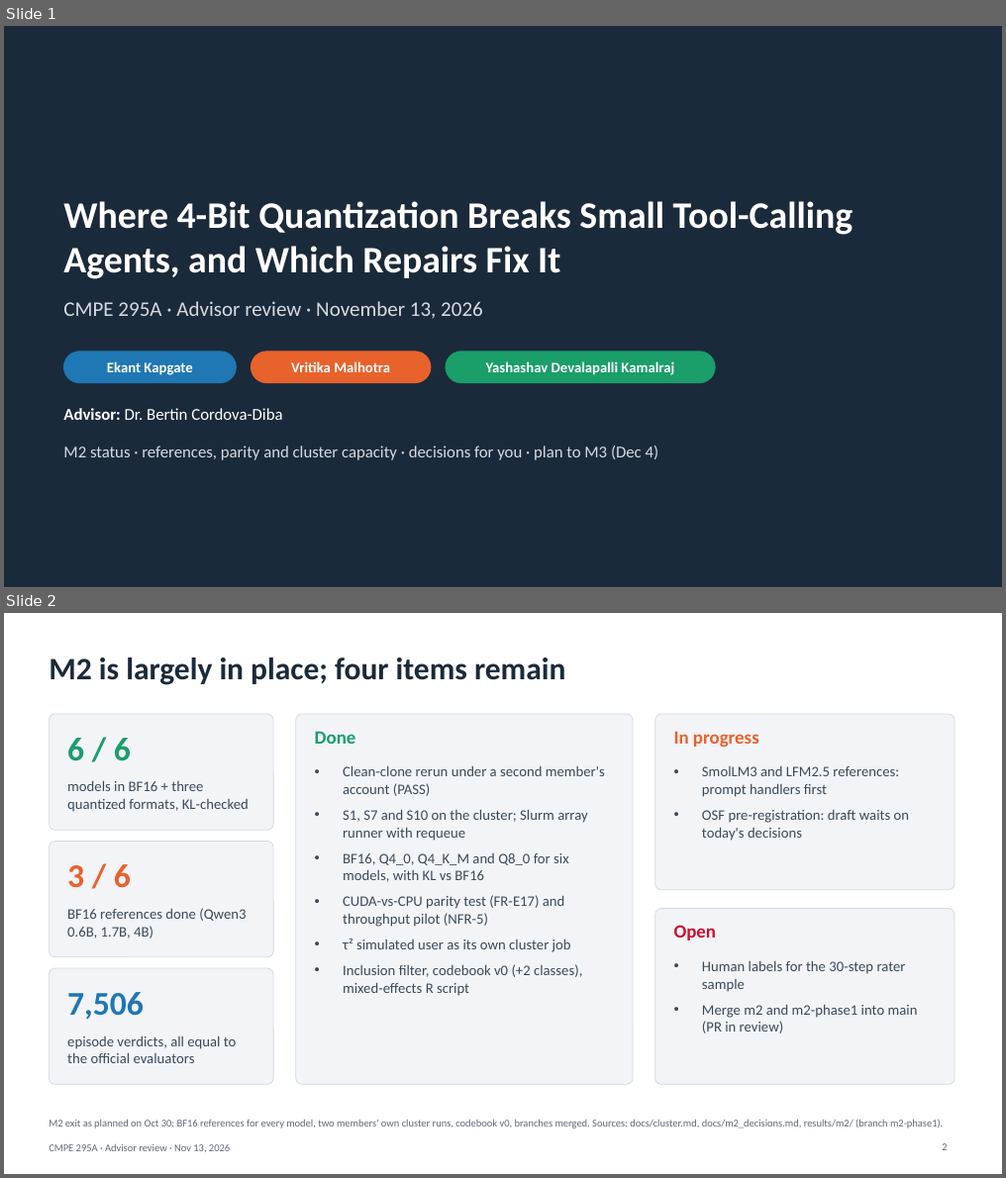
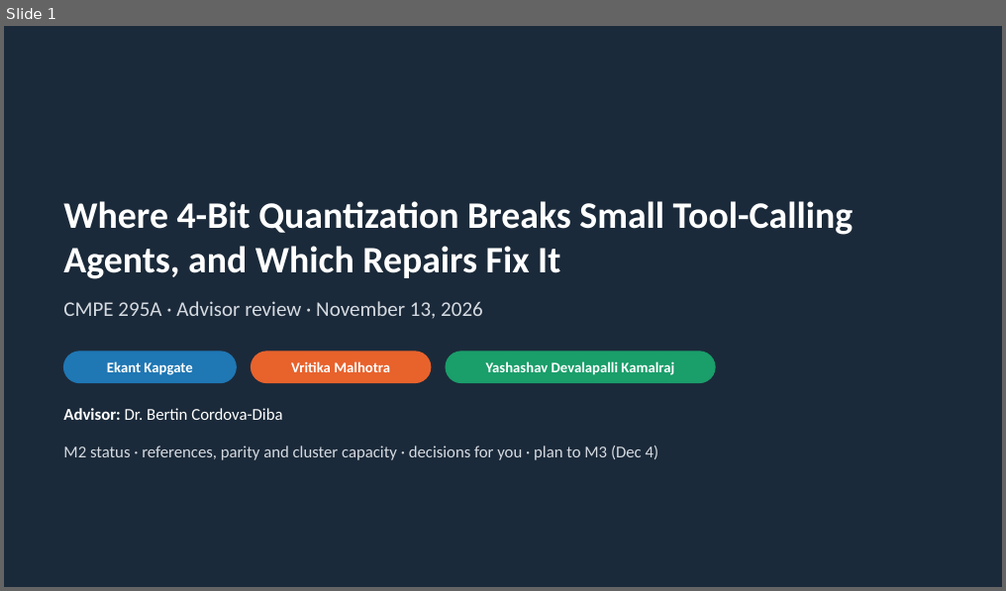
Before and after one commit to VritikaMalhotra/CMPE_295A, a slide deck: presentation/CMPE295A_Advisor_Review_Slides_2026-11-13.pptx. Shown one above the other, each under a label of ours: slides 1 and 2 before the commit, slide 1 after it. The pictures are 1006x1178 and 1006x591 pixels, drawn with LibreOffice and Linux fonts; fonts in the diff are those of the drawing. Boxes give left, top, right and bottom in pixels: in the first picture for what was removed or moved away, otherwise in the second. Text is boxed around its words. In the diff, an @@ line names an element or a change of style, - is before the commit and + after.

Commit message:
Deck frozen (content): Nov 13 advisor review, pptx and PDF
Built from week a0d2d93 with run_status 12:28 (content freeze moved up
from 16:00). 22 slides; validate.py passes; all pages rendered and
viewed; every line that differs from the audited Nov 11 22:00 text is
checked against its JSON or log source. Only counts change after this
(16:45 refresh).

WB2 owner: Yashashav (M3 prep, deck). Run by Yashashav.

```diff
--- a/presentation/CMPE295A_Advisor_Review_Slides_2026-11-13.pptx
+++ b/presentation/CMPE295A_Advisor_Review_Slides_2026-11-13.pptx
@@ slide 2 removed at [4,613,1002,1174], background #FFFFFF @@
@@ title removed at [49,658,565,685] @@
-M2 is largely in place; four items remain
@@ rounded rectangle removed at [49,714,273,830] @@
@@ rounded rectangle removed at [296,714,633,1084] @@
@@ text removed at [315,731,356,744] @@
-Done
@@ rounded rectangle removed at [655,714,954,890] @@
@@ text removed at [674,731,759,747] @@
-In progress
@@ text removed at [67,738,131,761] @@
-6 / 6
@@ text removed at [67,780,249,812] @@
-models in BF16 + three quantized formats, KL-checked
@@ text removed at [343,765,605,996] @@
-• Clean-clone rerun under a second member's account (PASS)
-• S1, S7 and S10 on the cluster; Slurm array runner with requeue
-• BF16, Q4_0, Q4_K_M and Q8_0 for six models, with KL vs BF16
-• CUDA-vs-CPU parity test (FR-E17) and throughput pilot (NFR-5)
-• τ² simulated user as its own cluster job
-• Inclusion filter, codebook v0 (+2 classes), mixed-effects R script
@@ text removed at [702,766,909,841] @@
-• SmolLM3 and LFM2.5 references: prompt handlers first
-• OSF pre-registration: draft waits on today's decisions
@@ rounded rectangle removed at [49,842,273,958] @@
@@ text removed at [67,864,131,888] @@
-3 / 6
@@ text removed at [67,908,246,939] @@
-BF16 references done (Qwen3 0.6B, 1.7B, 4B)
@@ rounded rectangle removed at [655,909,954,1084] @@
@@ text removed at [674,925,717,941] @@
-Open
@@ rounded rectangle removed at [49,968,273,1084] @@
@@ text removed at [702,960,918,1034] @@
-• Human labels for the 30-step rater sample
-• Merge m2 and m2-phase1 into main (PR in review)
@@ text removed at [67,992,144,1020] @@
-7,506
@@ text removed at [67,1037,237,1063] @@
-episode verdicts, all equal to the official evaluators
@@ text removed at [49,1145,230,1153] @@
-CMPE 295A · Advisor review · Nov 13, 2026
@@ text removed at [49,1119,943,1129] @@
-M2 exit as planned on Oct 30: BF16 references for every model, two members' own cluster runs, codebook v0, branches merged. Sources: docs/cluster.md, docs/m2_decisions.md, results/m2/ (branch m2-phase1).
@@ page number removed at [942,1144,946,1151] @@
-2
```
Also in this commit, not shown: 6 slides changed, 10 slides added, 1 other file.
